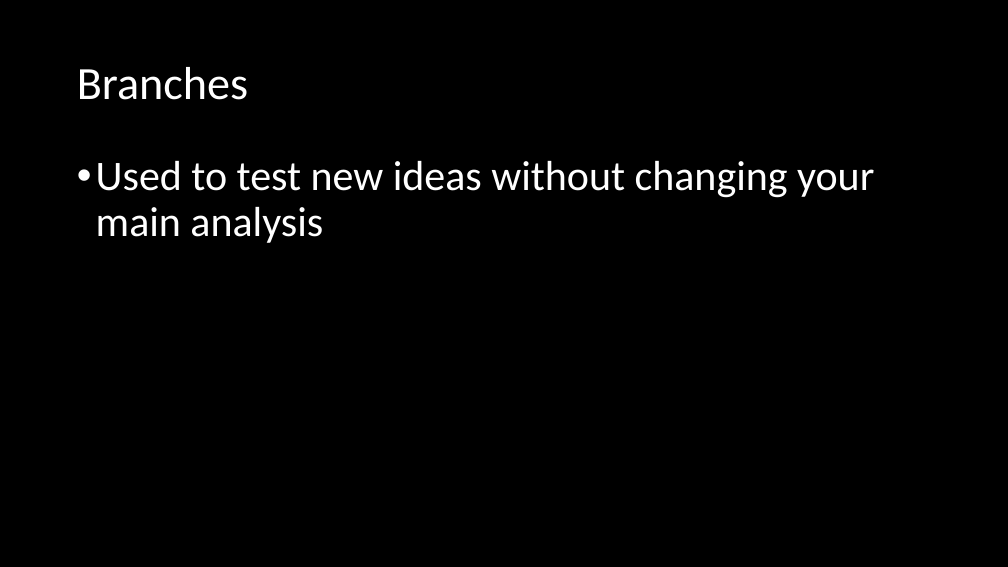
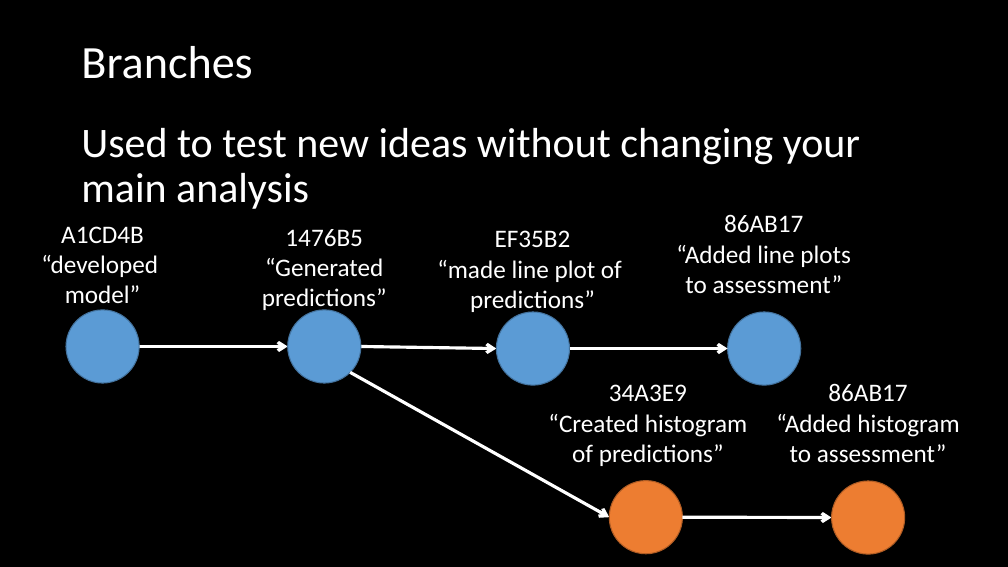
Before and after one commit to adsmithca/DFO_R_workshops, a slide deck: slide 29 of dfo_git_workshop/Using version control.pptx. Drawn at 1008x567 pixels with LibreOffice and Linux fonts; fonts in the diff are those of the drawing. Boxes give left, top, right and bottom in pixels: in the first picture for what was removed or moved away, otherwise in the second. Text is boxed around its words. In the diff, an @@ line names an element or a change of style, - is before the commit and + after.

```diff
--- a/dfo_git_workshop/Using version control.pptx
+++ b/dfo_git_workshop/Using version control.pptx
@@ title "Branches": place and size @@
-title "Branches" at [77,67,248,100]
+title "Branches" at [81,46,252,79]
@@ text "Used to test new ideas ...": place and size @@
-text "Used to test new ideas ..." at [96,161,874,243]
+text "Used to test new ideas ..." at [81,128,860,209]
@@ text "Used to test new ideas ..." at [81,128,860,209]: bullet • to none @@
@@ text added at [41,226,158,310], 24 pt, text #FFFFFF @@
+A1CD4B
+“developed
+model”
@@ text added at [262,229,387,313], 24 pt, text #FFFFFF @@
+1476B5
+“Generated predictions”
@@ text added at [437,230,622,314], 24 pt, text #FFFFFF @@
+EF35B2
+“made line plot of
+predictions”
@@ text added at [676,214,851,294], 24 pt, text #FFFFFF @@
+86AB17
+“Added line plots to assessment”
@@ ellipse added at [66,310,139,383], fill #5B9BD5, outline #43739E 1 pt @@
@@ ellipse added at [288,310,361,383], fill #5B9BD5, outline #43739E 1 pt @@
@@ ellipse added at [497,312,570,386], fill #5B9BD5, outline #43739E 1 pt @@
@@ ellipse added at [727,312,801,386], fill #5B9BD5, outline #43739E 1 pt @@
@@ arrow added from (139, 346) to (288, 346), #FFFFFF 3 pt @@
@@ arrow added from (361, 346) to (497, 349), #FFFFFF 3 pt @@
@@ arrow added from (569, 349) to (727, 349), #FFFFFF 3 pt @@
@@ arrow added from (350, 373) to (609, 517), #FFFFFF 3 pt @@
@@ text added at [548,384,747,466], 24 pt, text #FFFFFF @@
+34A3E9
+“Created histogram of predictions”
@@ text added at [776,383,959,463], 24 pt, text #FFFFFF @@
+86AB17
+“Added histogram to assessment”
@@ ellipse added at [609,481,683,554], fill #ED7D31, outline #AF5C24 1 pt @@
@@ ellipse added at [832,481,905,554], fill #ED7D31, outline #AF5C24 1 pt @@
@@ arrow added from (683, 517) to (832, 518), #FFFFFF 3 pt @@
```
Also in this commit, not shown: 2 other slides changed, 1 slide added, 1 other file.
